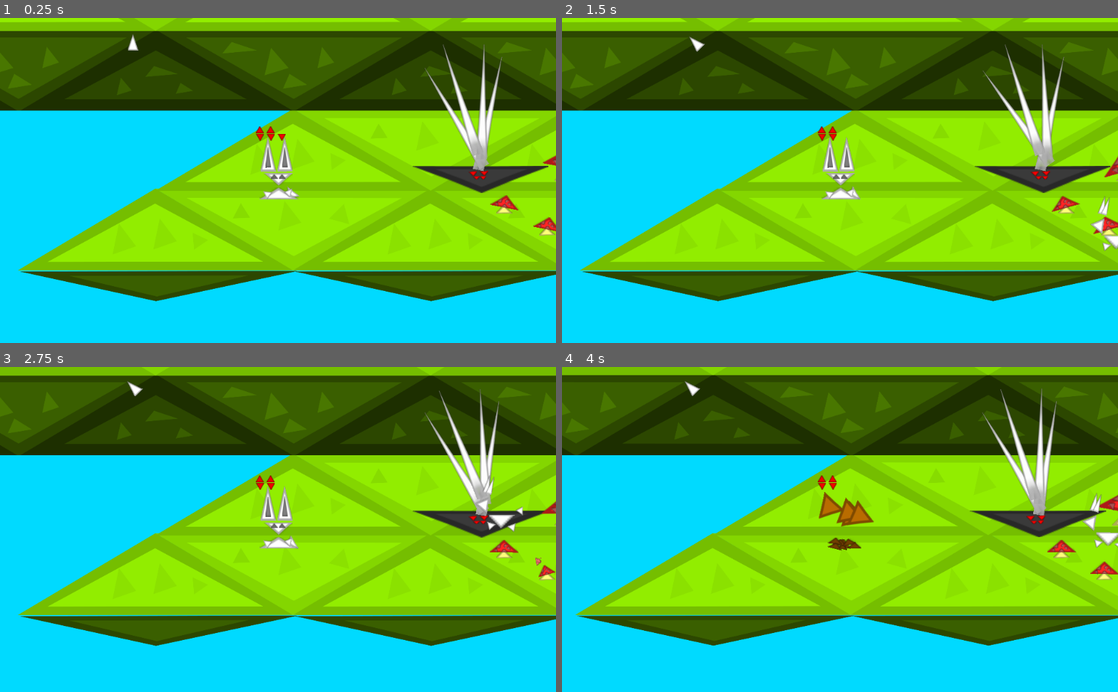
Above: before the commit, frames 1-4 (two rows, left to right).
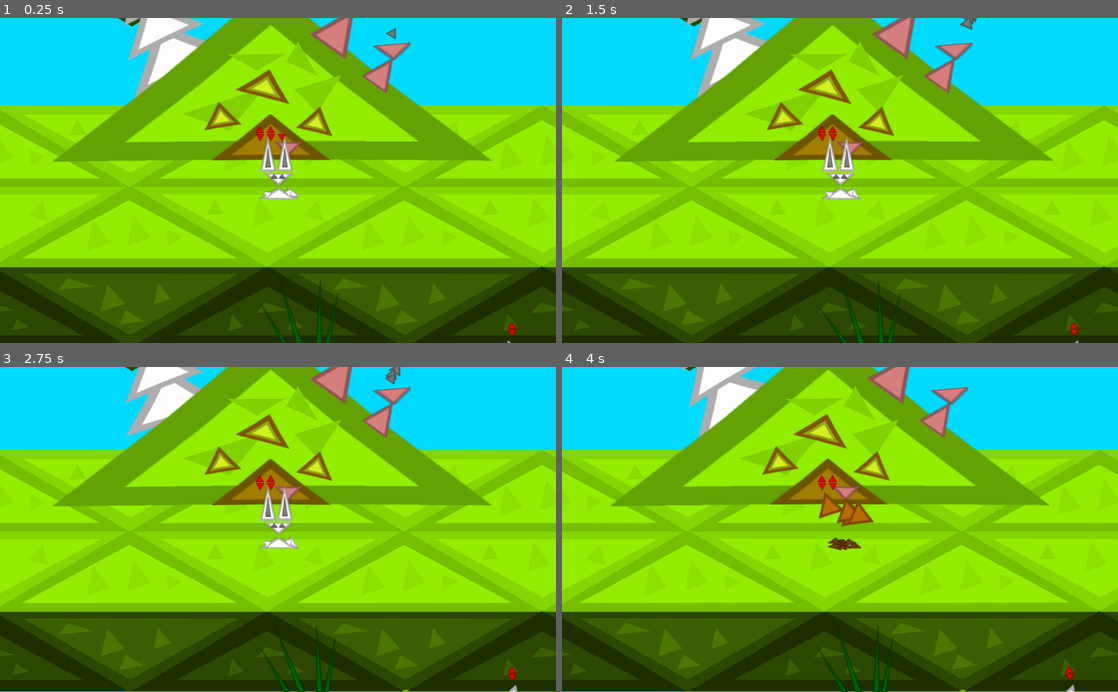
Above: after the commit, the same moments.

Repository: Mequam/Sound_Mess
Game: Godot game, scene res://scenes/main/test_2d_space.tscn
Same seed, same stepped clock (60 frames per second), same inputs: the game is played once before the commit and once after it.
Inputs:
- Up to frame 1 (0.25 s): no input
- Up to frame 2 (1.5 s): tap 1 (NOTE_0) at 0.6 s; tap Space at 0.77 s; tap 2 (NOTE_1) at 1.35 s
- Up to frame 3 (2.75 s): tap Space at 1.52 s; tap 3 (NOTE_2) at 2.1 s
- Up to frame 4 (4 s): tap 5 (NOTE_4) at 2.85 s; tap Space at 3.02, 3.77 s; tap 6 (NOTE_5) at 3.6 s

The runs differ from the first frame. In frame 1, 73% of the frame differs, in the area x 0-100%, y 0-100%; in frame 2, 73%; in frame 3, 73%; in frame 4, 73%.

Commit message:
vim

Diff:
--- a/project.godot
+++ b/project.godot
@@ -18,6 +18,10 @@
 config/name="Sound_Mess"
 run/main_scene="res://scenes/main/test_2d_space.tscn"
 config/icon="res://icon.png"
+
+[autoload]
+
+Globals="*res://scripts/singletons/globals.gd"
 
 [input]
 
--- /dev/null
+++ b/scenes/assets/bunny_window.tscn
@@ -0,0 +1,54 @@
+[gd_scene load_steps=4 format=2]
+
+[ext_resource path="res://triangles/even_triangle.png" type="Texture" id=1]
+[ext_resource path="res://scripts/bunny_window.gd" type="Script" id=2]
+
+[sub_resource type="Animation" id=1]
+resource_name = "Idle"
+length = 0.5
+loop = true
+tracks/0/type = "value"
+tracks/0/path = NodePath("inner:scale")
+tracks/0/interp = 1
+tracks/0/loop_wrap = true
+tracks/0/imported = false
+tracks/0/enabled = true
+tracks/0/keys = {
+"times": PoolRealArray( 0.1, 0.2, 0.387277, 0.487277 ),
+"transitions": PoolRealArray( 1, 1, 1, 1 ),
+"update": 1,
+"values": [ Vector2( 0.0879065, 0.0579301 ), Vector2( 0.0879065, 0.0699854 ), Vector2( 0.0879065, 0.0579301 ), Vector2( 0.0879065, 0.0699854 ) ]
+}
+tracks/1/type = "value"
+tracks/1/path = NodePath("inner:position")
+tracks/1/interp = 1
+tracks/1/loop_wrap = true
+tracks/1/imported = false
+tracks/1/enabled = true
+tracks/1/keys = {
+"times": PoolRealArray( 0.1, 0.2, 0.387277, 0.487277 ),
+"transitions": PoolRealArray( 1, 1, 1, 1 ),
+"update": 1,
+"values": [ Vector2( 0.633411, -3.29232 ), Vector2( 0.258839, -4.04148 ), Vector2( 0.633411, -3.29232 ), Vector2( 0.258839, -4.04148 ) ]
+}
+
+[node name="bunny_window" type="Node2D"]
+script = ExtResource( 2 )
+
+[node name="outer" type="Sprite" parent="."]
+modulate = Color( 0.729412, 0.498039, 0, 1 )
+position = Vector2( 0.446136, -6.66352 )
+rotation = 3.14159
+scale = Vector2( 0.135009, 0.109596 )
+texture = ExtResource( 1 )
+
+[node name="inner" type="Sprite" parent="."]
+modulate = Color( 0.823529, 0.945098, 0.117647, 1 )
+position = Vector2( 0.633411, -3.29232 )
+rotation = 3.14159
+scale = Vector2( 0.0879065, 0.0579301 )
+texture = ExtResource( 1 )
+
+[node name="AnimationPlayer" type="AnimationPlayer" parent="."]
+method_call_mode = 1
+anims/Idle = SubResource( 1 )
--- /dev/null
+++ b/scenes/assets/chimeny.tscn
@@ -0,0 +1,25 @@
+[gd_scene load_steps=3 format=2]
+
+[ext_resource path="res://triangles/long_triangle.png" type="Texture" id=1]
+[ext_resource path="res://scenes/assets/chimney_smoke.tscn" type="PackedScene" id=2]
+
+[node name="chimeny" type="Node2D"]
+
+[node name="body" type="Node2D" parent="."]
+modulate = Color( 0.839216, 0.498039, 0.498039, 1 )
+scale = Vector2( 0.5, 0.5 )
+
+[node name="long_triangle" type="Sprite" parent="body"]
+position = Vector2( 3.65942, -31.1542 )
+rotation = -2.53166
+scale = Vector2( 0.331343, 0.227788 )
+texture = ExtResource( 1 )
+
+[node name="long_triangle2" type="Sprite" parent="body"]
+position = Vector2( 49.9192, -135.077 )
+rotation = -0.0862503
+scale = Vector2( 0.412588, 0.113605 )
+texture = ExtResource( 1 )
+
+[node name="chimney_smoke\'" parent="." instance=ExtResource( 2 )]
+position = Vector2( 26.6667, -104.807 )
--- /dev/null
+++ b/scenes/assets/chimney_smoke.tscn
@@ -0,0 +1,30 @@
+[gd_scene load_steps=5 format=2]
+
+[ext_resource path="res://triangles/even_triangle.png" type="Texture" id=1]
+
+[sub_resource type="Curve" id=1]
+_data = [ Vector2( 0, 0.568182 ), 0.0, 0.0, 0, 0, Vector2( 1, 1 ), 0.0, 0.0, 0, 0 ]
+
+[sub_resource type="CurveTexture" id=2]
+curve = SubResource( 1 )
+
+[sub_resource type="ParticlesMaterial" id=3]
+flag_disable_z = true
+direction = Vector3( 0, -1, 0 )
+gravity = Vector3( 80, -40, 0 )
+initial_velocity = 30.0
+orbit_velocity = 0.0
+orbit_velocity_random = 0.0
+angle = 49.7
+angle_random = 1.0
+scale = 0.1
+scale_curve = SubResource( 2 )
+color = Color( 0.470588, 0.470588, 0.470588, 1 )
+
+[node name="chimney_smoke\'" type="Particles2D"]
+amount = 4
+lifetime = 2.0
+explosiveness = 0.6
+randomness = 1.0
+process_material = SubResource( 3 )
+texture = ExtResource( 1 )
--- /dev/null
+++ b/scenes/instance/bunny_house.tscn
@@ -0,0 +1,74 @@
+[gd_scene load_steps=5 format=2]
+
+[ext_resource path="res://triangles/even_triangle.svg" type="Texture" id=1]
+[ext_resource path="res://scenes/instance/door_way.tscn" type="PackedScene" id=2]
+[ext_resource path="res://triangles/even_triangle.png" type="Texture" id=4]
+
+[sub_resource type="RectangleShape2D" id=1]
+extents = Vector2( 86.0503, 11.307 )
+
+[node name="bunny_house_a" type="StaticBody2D"]
+scale = Vector2( 2, 2 )
+
+[node name="house" type="Sprite" parent="."]
+modulate = Color( 0.996078, 1, 0.992157, 1 )
+self_modulate = Color( 0.576471, 0.933333, 0, 1 )
+position = Vector2( 0.759399, -71.4436 )
+rotation = -3.14159
+scale = Vector2( 0.80536, 0.371224 )
+texture = ExtResource( 4 )
+
+[node name="speckles" type="Node2D" parent="house"]
+modulate = Color( 0.509804, 0.823529, 0, 1 )
+
+[node name="even_triangle" type="Sprite" parent="house/speckles"]
+position = Vector2( 30.9369, -52.8096 )
+rotation = 0.664874
+scale = Vector2( 0.128854, 0.239726 )
+texture = ExtResource( 1 )
+
+[node name="even_triangle2" type="Sprite" parent="house/speckles"]
+position = Vector2( -24.069, 26.2947 )
+rotation = -1.82651
+scale = Vector2( 0.166782, 0.0556172 )
+texture = ExtResource( 1 )
+
+[node name="even_triangle3" type="Sprite" parent="house/speckles"]
+position = Vector2( 12.5348, 19.2327 )
+rotation = 3.13479
+scale = Vector2( 0.124855, 0.0904993 )
+texture = ExtResource( 1 )
+
+[node name="even_triangle5" type="Sprite" parent="house/speckles"]
+position = Vector2( -33.4706, -49.0442 )
+rotation = -1.28574
+scale = Vector2( 0.187808, 0.0908586 )
+texture = ExtResource( 1 )
+
+[node name="dorway" type="Sprite" parent="."]
+modulate = Color( 0.631373, 0.490196, 0.00392157, 1 )
+position = Vector2( -0.429794, -13.1724 )
+rotation = -3.14159
+scale = Vector2( 0.21669, 0.0978429 )
+texture = ExtResource( 4 )
+
+[node name="dorway2" type="Sprite" parent="."]
+modulate = Color( 0.839216, 0.498039, 0.498039, 1 )
+position = Vector2( 15.0618, -2.1851 )
+rotation = 0.0290645
+scale = Vector2( 0.0496343, 0.0305336 )
+texture = ExtResource( 4 )
+
+[node name="door_way" parent="." instance=ExtResource( 2 )]
+position = Vector2( 2.35193, -11.302 )
+scale = Vector2( 2.5, 2 )
+
+[node name="CollisionShape2D" type="CollisionShape2D" parent="."]
+modulate = Color( 0.223529, 0.223529, 0.223529, 1 )
+position = Vector2( -112.269, -2.81995 )
+shape = SubResource( 1 )
+
+[node name="CollisionShape2D2" type="CollisionShape2D" parent="."]
+modulate = Color( 0.223529, 0.223529, 0.223529, 1 )
+position = Vector2( 116.138, -5.39767 )
+shape = SubResource( 1 )
--- a/scenes/instance/door_way.tscn
+++ b/scenes/instance/door_way.tscn
@@ -9,4 +9,7 @@
 
 [node name="CollisionShape2D" type="CollisionShape2D" parent="."]
 shape = SubResource( 1 )
+
+[node name="player_position" type="Node2D" parent="."]
+position = Vector2( 0.749153, 17.2305 )
 [connection signal="body_entered" from="." to="." method="_on_door_way_body_entered"]
--- a/scenes/main/test_2d_space.tscn
+++ b/scenes/main/test_2d_space.tscn
@@ -1,7 +1,7 @@
-[gd_scene load_steps=11 format=2]
+[gd_scene load_steps=15 format=2]
 
 [ext_resource path="res://scenes/instance/entities/MushRoom.tscn" type="PackedScene" id=1]
-[ext_resource path="res://scripts/scene.gd" type="Script" id=2]
+[ext_resource path="res://scripts/main_scenes/testScene.gd" type="Script" id=2]
 [ext_resource path="res://scenes/instance/entities/PineTreeBody.tscn" type="PackedScene" id=3]
 [ext_resource path="res://scenes/instance/Met.tscn" type="PackedScene" id=4]
 [ext_resource path="res://scenes/instance/entities/player.tscn" type="PackedScene" id=5]
@@ -10,8 +10,12 @@
 [ext_resource path="res://scenes/instance/entities/enemies/blipper_body.tscn" type="PackedScene" id=8]
 [ext_resource path="res://scenes/instance/entities/enemies/Spider_Enemy.tscn" type="PackedScene" id=9]
 [ext_resource path="res://scenes/instance/entities/enemies/Traper_Entity.tscn" type="PackedScene" id=10]
+[ext_resource path="res://scenes/instance/bunny_house.tscn" type="PackedScene" id=11]
+[ext_resource path="res://scenes/assets/chimeny.tscn" type="PackedScene" id=12]
+[ext_resource path="res://scenes/assets/bunny_window.tscn" type="PackedScene" id=13]
+[ext_resource path="res://scenes/instance/entities/SingingTree.tscn" type="PackedScene" id=14]
 
-[node name="Node2D" type="TileMap"]
+[node name="testScene" type="TileMap"]
 position = Vector2( 114.272, -47.6133 )
 cell_y_sort = true
 format = 1
@@ -25,7 +29,38 @@
 tile_data = PoolIntArray( -327681, 11, 0, -65537, 2, 0, -131072, 2, 0, -131071, 2, 0, -131070, 10, 0, -2, 11, 0, -1, 0, …(1507 unchanged characters)…
 
 [node name="player" parent="." instance=ExtResource( 5 )]
-position = Vector2( 199.307, 265.541 )
+position = Vector2( 500.747, -170.553 )
+
+[node name="house_a" type="Node2D" parent="."]
+position = Vector2( 494, -224 )
+
+[node name="SingingTree" parent="house_a" instance=ExtResource( 14 )]
+position = Vector2( -194.523, -220.047 )
+rotation = -0.450116
+scale = Vector2( 0.5, 0.5 )
+
+[node name="bunny_house_a" parent="house_a" instance=ExtResource( 11 )]
+position = Vector2( -5.49768, -0.732544 )
+
+[node name="chimeny" parent="house_a" instance=ExtResource( 12 )]
+position = Vector2( 120.449, -212.858 )
+
+[node name="chimeny2" parent="house_a" instance=ExtResource( 12 )]
+position = Vector2( 199.225, -136.858 )
+scale = Vector2( 0.7, 0.7 )
+
+[node name="bunny_window" parent="house_a" instance=ExtResource( 13 )]
+position = Vector2( -97.9988, -62.3629 )
+rotation = -0.157784
+
+[node name="bunny_window3" parent="house_a" instance=ExtResource( 13 )]
+position = Vector2( -17.8179, -119.38 )
+rotation = 0.258773
+scale = Vector2( 1.5, 1.1 )
+
+[node name="bunny_window2" parent="house_a" instance=ExtResource( 13 )]
+position = Vector2( 76.6172, -53.4539 )
+rotation = 0.234319
 
 [node name="Traper_Entity" parent="." instance=ExtResource( 10 )]
 position = Vector2( 570.125, 213.892 )
--- /dev/null
+++ b/scenes/main/test_scene_2.tscn
@@ -0,0 +1,29 @@
+[gd_scene load_steps=7 format=2]
+
+[ext_resource path="res://scenes/assets/testTiles.tscn" type="PackedScene" id=1]
+[ext_resource path="res://scenes/assets/PineTree.tscn" type="PackedScene" id=2]
+[ext_resource path="res://scripts/main_scenes/test_scene_2.gd" type="Script" id=3]
+[ext_resource path="res://scenes/instance/door_way.tscn" type="PackedScene" id=4]
+[ext_resource path="res://scenes/instance/entities/player.tscn" type="PackedScene" id=5]
+[ext_resource path="res://scenes/instance/Met.tscn" type="PackedScene" id=6]
+
+[node name="TileMap" type="TileMap"]
+format = 1
+script = ExtResource( 3 )
+
+[node name="TS1" parent="." instance=ExtResource( 1 )]
+tile_data = PoolIntArray( -196611, 2, 0, -131075, 0, 0, -131074, 1, 0, -65540, 2, 0, -65539, 0, 0, -65538, 1, 0, -4, 0, 0, -3, 0, 0, -2, 1, 0, 65531, 2, 0, 65532, 0, 0, 65533, 0, 0, 65534, 1, 0, 65535, 11, 0, 131067, 0, 0, 131068, 0, 0, 131069, 3, 0, 131070, 2, 0, 131071, 0, 0, 65536, 1, 0, 196601, 2, 0, 196602, 2, 0, 196603, 0, 0, 196604, 0, 0, 196605, 0, 0, 196606, 0, 0, 196607, 0, 0, 131072, 0, 0, 131073, 1, 0, 262136, 2, 0, 262137, 0, 0, 262138, 0, 0, 262139, 0, 0, 262140, 0, 0, 262141, 0, 0, 262142, 1, 0, 327672, 0, 0, 327673, 0, 0, 327674, 0, 0, 327675, 0, 0, 327676, 0, 0, 327677, 1, 0, 393210, 2, 0, 393211, 0, 0, 393212, 1, 0, 458746, 0, 0, 458747, 0, 0, 458748, 1, 0, 524282, 0, 0, 524283, 0, 0, 524284, 1, 0, 589819, 0, 0, 589820, 1, 0 )
+
+[node name="TreeSprite" parent="TS1" instance=ExtResource( 2 )]
+position = Vector2( -2288.94, -2694.34 )
+scale = Vector2( 5, 5 )
+
+[node name="door_way" parent="TS1" instance=ExtResource( 4 )]
+position = Vector2( -2358.67, -1569.88 )
+scale = Vector2( 40, 30 )
+
+[node name="player" parent="." instance=ExtResource( 5 )]
+position = Vector2( -242.872, 58.7339 )
+
+[node name="Met" parent="." instance=ExtResource( 6 )]
+position = Vector2( -239.698, -88.8944 )
--- a/scripts/scene.gd
+++ b/scripts/abstracts/scene.gd
@@ -1,41 +1,39 @@
 extends Node2D
 
 var beat = 0
-var player_position = Vector2(0,0)
+var load_path = ""
 
 func _met_timeout():
+	#call
 	get_tree().call_group("sprite_particle","run")
 	get_tree().call_group("plants","run")
+
 	if (get_node("player")):
 		beat += .5
+
 		#call the players met process
 		get_node("player")._met_process(beat)
+
+		#call things that require the player to run
 		get_tree().call_group("projectile","run",$player.position,beat)
 		get_tree().call_group("generic_ai","run",$player.position,beat)
 		get_tree().call_group("enemies","run",$player.position,beat)
+
 		if (beat >= 4):
 			beat = 0
 
 func _ready():
-	#for node in get_tree().get_nodes_in_group("trapers"):
-	#	node.leg_color = Color.darkgreen
-
+	add_to_group("main_scene")
 	$player.sub_beat = get_node("Met/Met").wait_time
-	if (player_position):
-		$player.position = player_position
+	if (Globals.load_able_player_position != null):
+		$player.position = Globals.load_able_player_position
+	elif (Globals.prev_door_name != null):
+		for n in get_tree().get_nodes_in_group("door_ways"):
+			n.current_scene = load_path
+			if (n.door_name == Globals.prev_door_name):
+				$player.position = n.get_node("player_position").position
+				n.new_scene = Globals.prev_scene
 	$Met/Met.connect("timeout",self,"_met_timeout")
-
-	#get_node("SingingTree").song = [
-	#	[0,3],
-	#	[1,-1],
-	#	[2,3],
-	#	[3,-1],
-	#	[4,3]
-	#]
-	#$SingingTree.set_top_color(Color.violet)
-	#$SingingTree3.set_top_color(Color.aqua)
-	#$SingingTree4.set_top_color(Color.orangered)
-	#$SingingTree2.set_top_color(Color.lightcoral)
 # Called every frame. 'delta' is the elapsed time since the previous frame.
 func _process(delta):
 	if (get_node("player")):
--- a/scripts/bunny_avatar.gd
+++ b/scripts/bunny_avatar.gd
@@ -1,4 +1,4 @@
-extends "res://scripts/avatar.gd"
+extends "res://scripts/abstracts/avatar.gd"
 var running_7 = false
 var dmg7 = 1
 func run_seven(to_move,delta):
--- /dev/null
+++ b/scripts/bunny_window.gd
@@ -0,0 +1,11 @@
+extends Node2D
+
+
+# Declare member variables here. Examples:
+# var a = 2
+# var b = "text"
+
+
+# Called when the node enters the scene tree for the first time.
+func _ready():
+	$AnimationPlayer.play("Idle")
--- a/scripts/door_way.gd
+++ b/scripts/door_way.gd
@@ -2,8 +2,10 @@
 
 var current_scene = ""
 var new_scene = ""
+var door_name = ""
 
 func _ready():
-	pass
+	add_to_group("door_ways")
 func _on_door_way_body_entered(body):
-	pass # Replace with function body.
+	print("body enterd!")
+	Globals.load_scene(new_scene,current_scene,door_name)
--- /dev/null
+++ b/scripts/main_scenes/testScene.gd
@@ -0,0 +1,24 @@
+extends "res://scripts/abstracts/scene.gd"
+
+# Called when the node enters the scene tree for the first time.
+func _ready():
+	load_path = "res://scenes/main/test_2d_space.tscn"
+	$house_a/bunny_house_a/door_way.door_name = "A"
+	$house_a/bunny_house_a/door_way.new_scene = "res://scenes/main/test_scene_2.tscn"
+
+	for node in get_tree().get_nodes_in_group("trapers"):
+		node.leg_color = Color.darkgreen
+
+	get_node("SingingTree").song = [
+		[0,3],
+		[1,-1],
+		[2,3],
+		[3,-1],
+		[4,3]
+	]
+	$SingingTree.set_top_color(Color.violet)
+	$SingingTree3.set_top_color(Color.aqua)
+	$SingingTree4.set_top_color(Color.orangered)
+	$SingingTree2.set_top_color(Color.lightcoral)
+
+	._ready()
--- /dev/null
+++ b/scripts/main_scenes/test_scene_2.gd
@@ -0,0 +1,18 @@
+extends "res://scripts/abstracts/scene.gd"
+
+
+# Declare member variables here. Examples:
+# var a = 2
+# var b = "text"
+
+
+# Called when the node enters the scene tree for the first time.
+func _ready():
+	load_path = "res://scenes/main/test_scene_2.tscn"
+	$TS1/door_way.door_name="A"
+	$TS1/door_way.new_scene = "res://scenes/main/test_scene_2.tscn"
+	._ready()
+
+# Called every frame. 'delta' is the elapsed time since the previous frame.
+#func _process(delta):
+#	pass
--- /dev/null
+++ b/scripts/singletons/globals.gd
@@ -0,0 +1,10 @@
+extends Node
+var load_able_player_position = null
+var prev_door_name = null
+var prev_scene = null
+
+func load_scene(scene,ps,pdn=null,lpp=null):
+	prev_scene = ps
+	load_able_player_position = lpp
+	prev_door_name = pdn
+	get_tree().change_scene(scene)
Renamed: scripts/avatar.gd -> scripts/abstracts/avatar.gd
